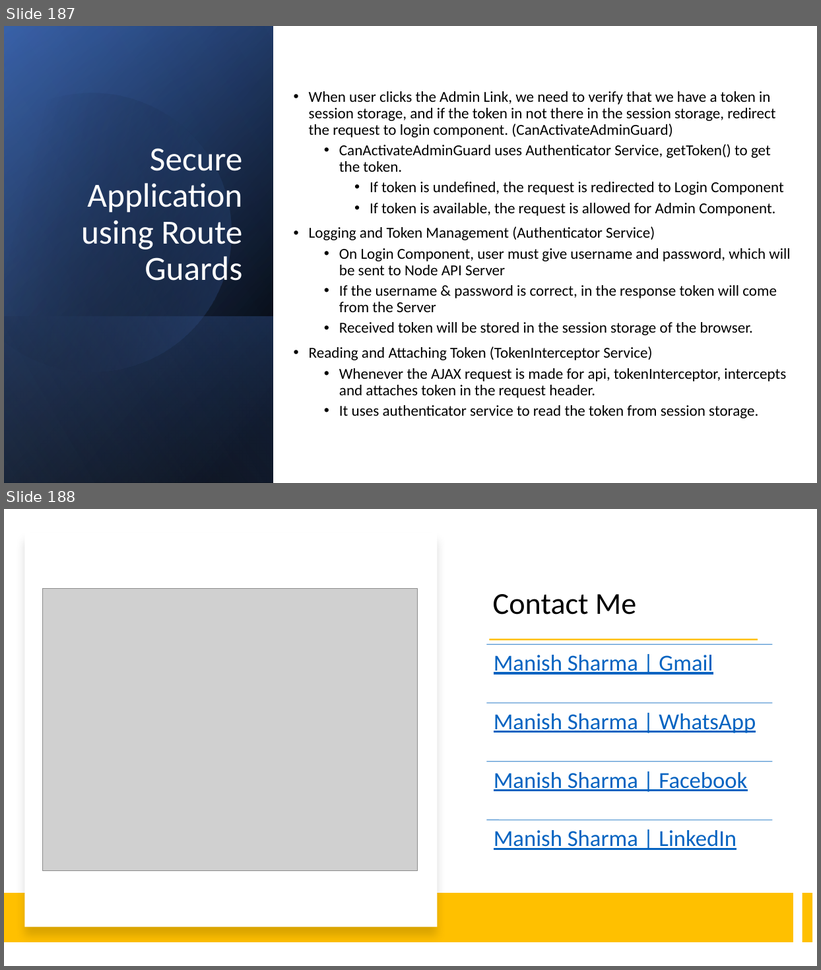
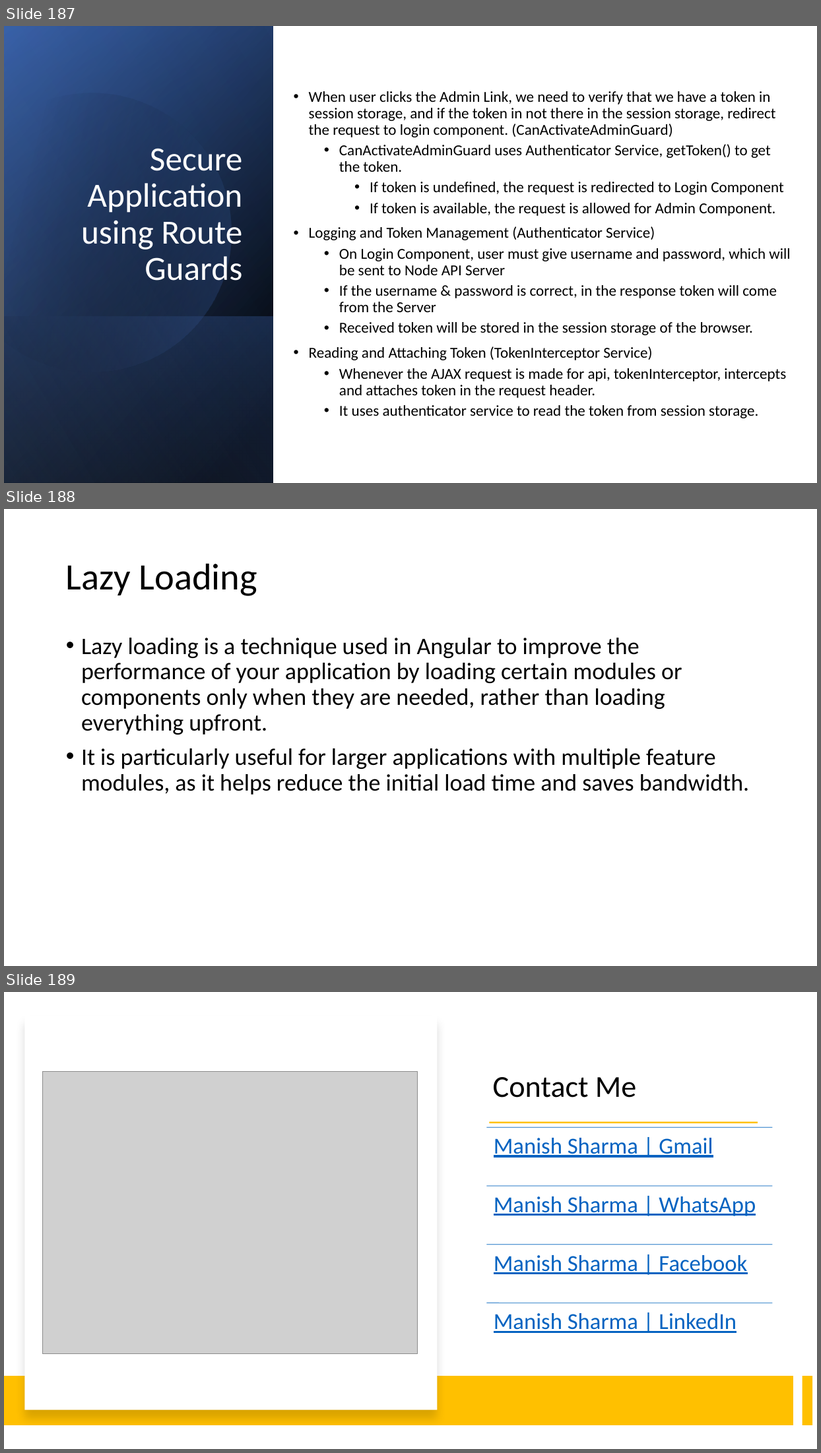
Before and after one commit to explore-with-manish/BFL_Byte_Jul23, a slide deck: Ng-Byte.pptx. Shown one above the other, each under a label of ours: slides 187 and 188 before the commit, slides 187, 188 and 189 after it. The pictures are 821x970 and 821x1453 pixels, drawn with LibreOffice and Linux fonts; fonts in the diff are those of the drawing; grey boxes stand for pictures. Boxes give left, top, right and bottom in pixels: in the first picture for what was removed or moved away, otherwise in the second. Text is boxed around its words. In the diff, an @@ line names an element or a change of style, - is before the commit and + after.

Commit message:
Lazy Loading

```diff
--- a/Ng-Byte.pptx
+++ b/Ng-Byte.pptx
@@ slide 188 added at <box>4,509,817,966</box>, background #FFFFFF @@
@@ title added at <box>66,563,257,596</box>, 44 pt, text #000000 @@
+Lazy Loading
@@ text added at <box>81,638,749,795</box>, 28 pt, text #000000 @@
+• Lazy loading is a technique used in Angular to improve the performance of your application by loading certain modules or components only when they are needed, rather than loading everything upfront.
+• It is particularly useful for larger applications with multiple feature modules, as it helps reduce the initial load time and saves bandwidth.
@@ what was slide 188 is now slide 189 @@
```
Also in this commit, not shown: 5 other files.
